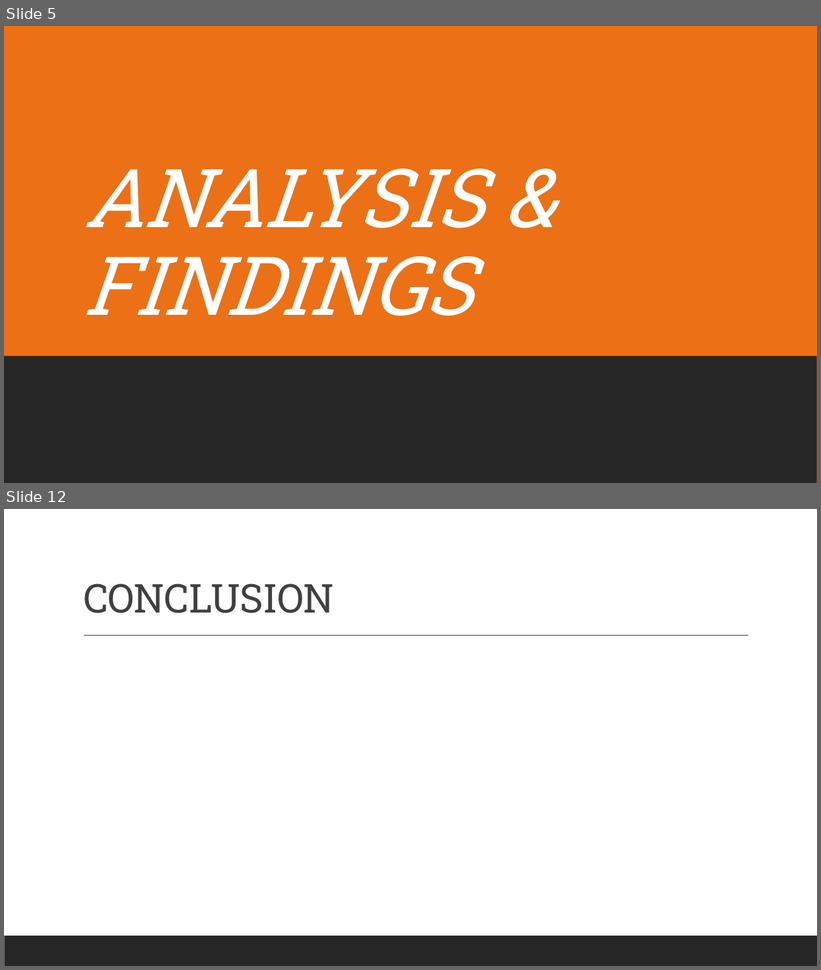
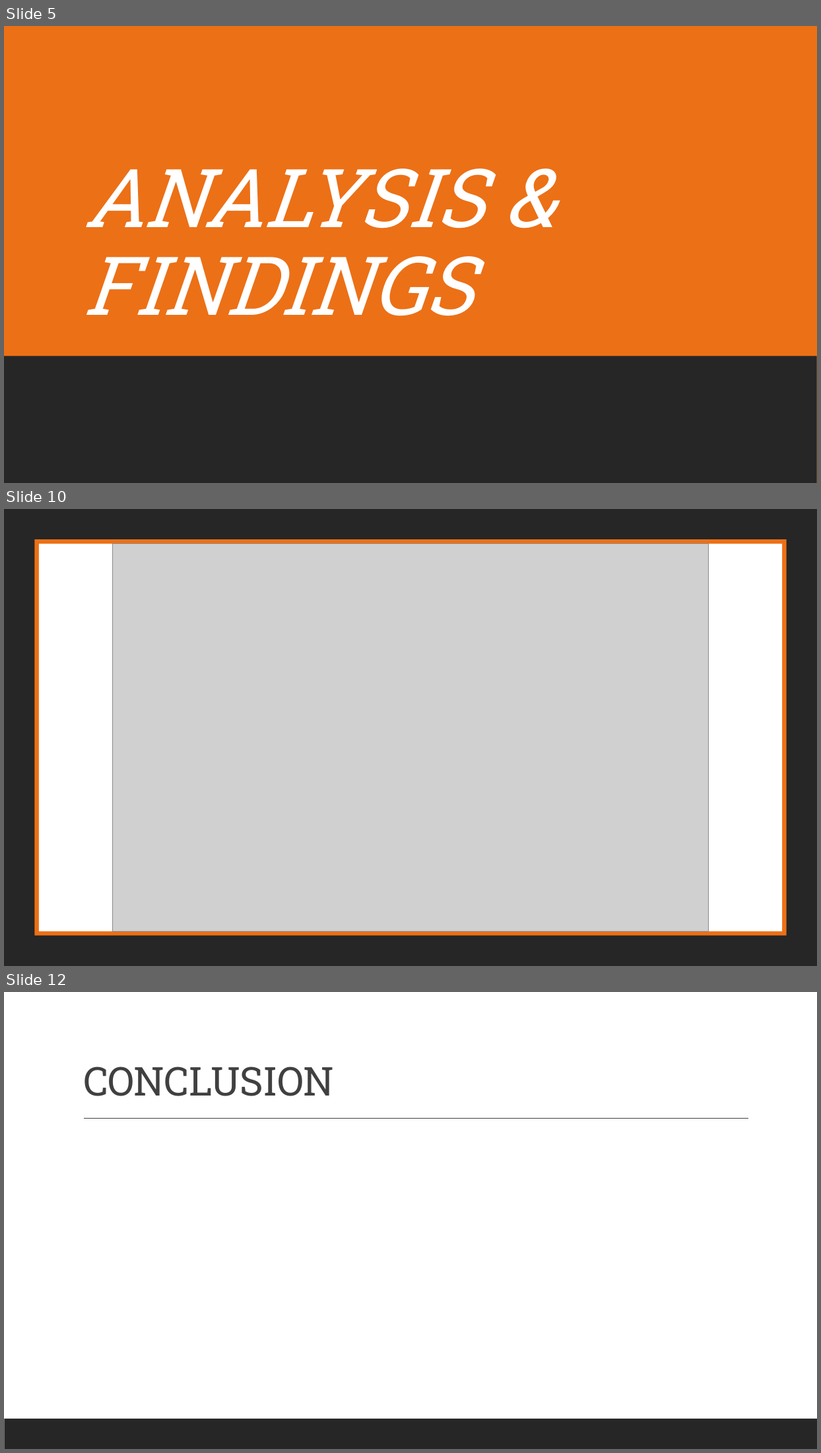
Before and after one commit to mgmboyd/DA-Capstone-Project, a slide deck: Presentation/BB Final Capstone Project PowerPoint V1.pptx. Shown one above the other, each under a label of ours: slides 5 and 12 before the commit, slides 5, 10 and 12 after it; the slides between them are not shown. The pictures are 821x970 and 821x1453 pixels, drawn with LibreOffice and Linux fonts; fonts in the diff are those of the drawing; grey boxes stand for pictures. Boxes give left, top, right and bottom in pixels: in the first picture for what was removed or moved away, otherwise in the second. Text is boxed around its words. In the diff, an @@ line names an element or a change of style, - is before the commit and + after.

```diff
--- a/Presentation/BB Final Capstone Project PowerPoint V1.pptx
+++ b/Presentation/BB Final Capstone Project PowerPoint V1.pptx
@@ slide 10 added at (4, 509, 817, 966), background #FFFFFF; not listed: 1 template element that a slide beside it also shows @@
@@ rectangle added at (4, 509, 817, 966), fill #262626 @@
@@ rectangle added at (34, 539, 787, 936), fill #EC7016 @@
@@ rectangle added at (39, 544, 782, 931), fill #FFFFFF @@
@@ picture added at (113, 544, 709, 931) @@
```
Also in this commit, not shown: 5 other slides added, 6 slides removed.
